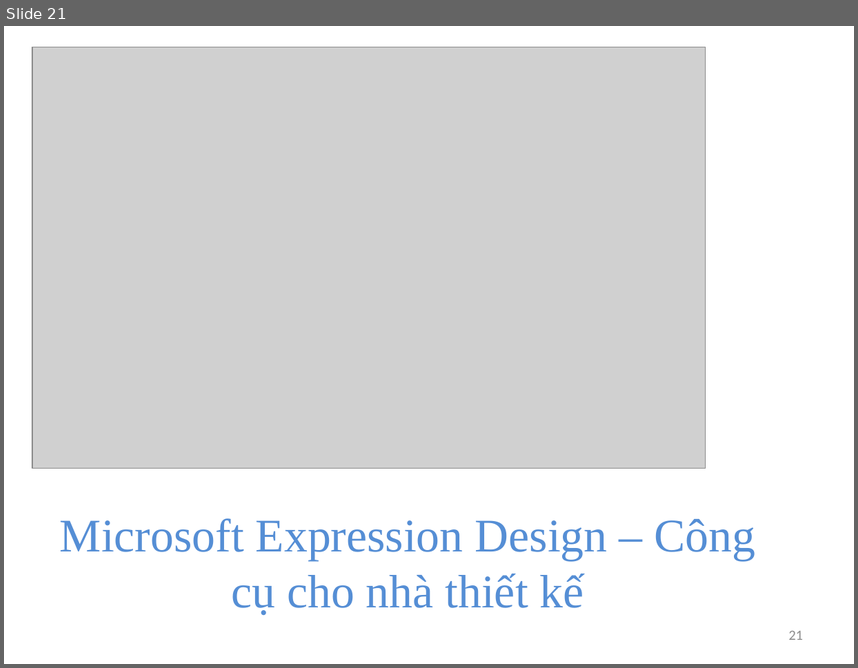
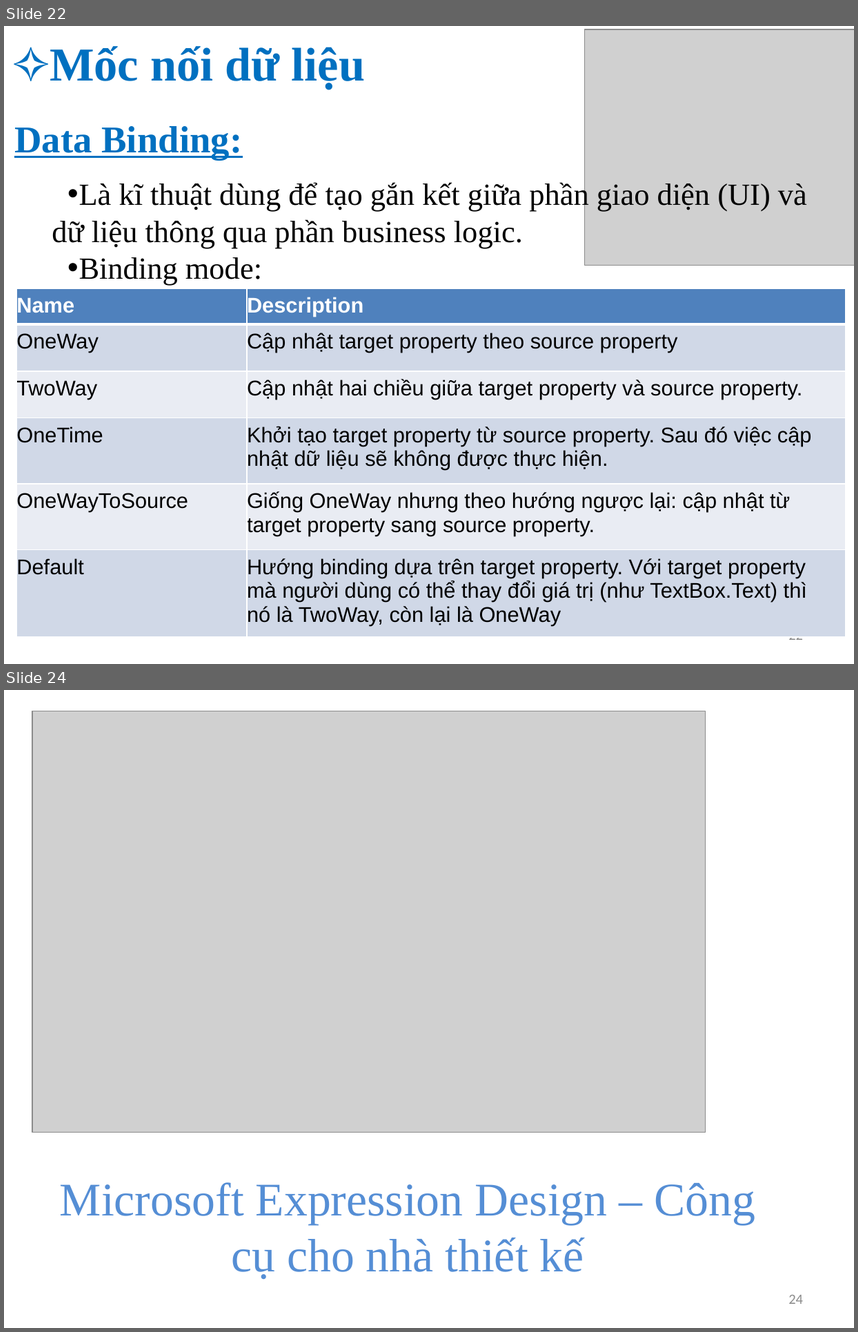
Before and after one commit to phandinhphivan/Phan-Dinh-Phi-Van, a slide deck: WPF.pptx. Shown one above the other, each under a label of ours: slide 21 before the commit, slides 22 and 24 after it; the slides between them are not shown. The pictures are 858x668 and 858x1332 pixels, drawn with LibreOffice and Linux fonts; fonts in the diff are those of the drawing; grey boxes stand for pictures. Boxes give left, top, right and bottom in pixels: in the first picture for what was removed or moved away, otherwise in the second. Text is boxed around its words. In the diff, an @@ line names an element or a change of style, - is before the commit and + after.

```diff
--- a/WPF.pptx
+++ b/WPF.pptx
@@ slide 22 added at [4, 26, 854, 664], background #FFFFFF @@
@@ text added at [50, 46, 365, 89], 40 pt, text #0070C0, bold @@
+✧Mốc nối dữ liệu
@@ picture added at [584, 29, 854, 265] @@
@@ text added at [14, 126, 807, 285], 26 pt, text #000000 @@
+Data Binding:
+• Là kĩ thuật dùng để tạo gắn kết giữa phần giao diện (UI) và dữ liệu thông qua phần business logic.
+• Binding mode:
@@ table added at [16, 288, 846, 637], 6 rows, 2 columns @@
+Name | Description
+OneWay | Cập nhật target property theo source property
+TwoWay | Cập nhật hai chiều giữa target property và source property.
+OneTime | Khởi tạo target property từ source property. Sau đó việc cập nhật dữ liệu sẽ không được thực hiện.
+OneWayToSource | Giống OneWay nhưng theo hướng ngược lại: cập nhật từ target property sang source property.
+Default | Hướng binding dựa trên target property. Với target property mà người dùng có thể thay đổi giá trị (như TextBox.Text) thì nó là TwoWay, còn lại là OneWay
@@ page number added at [789, 636, 803, 644], 12 pt, text #8C8C8C @@
+22
@@ what was slide 21 is now slide 24 @@
@@ page number at [789, 1294, 803, 1303]: text changed @@
-21
+24
```
Also in this commit, not shown: 14 slides changed, 2 other slides added.
